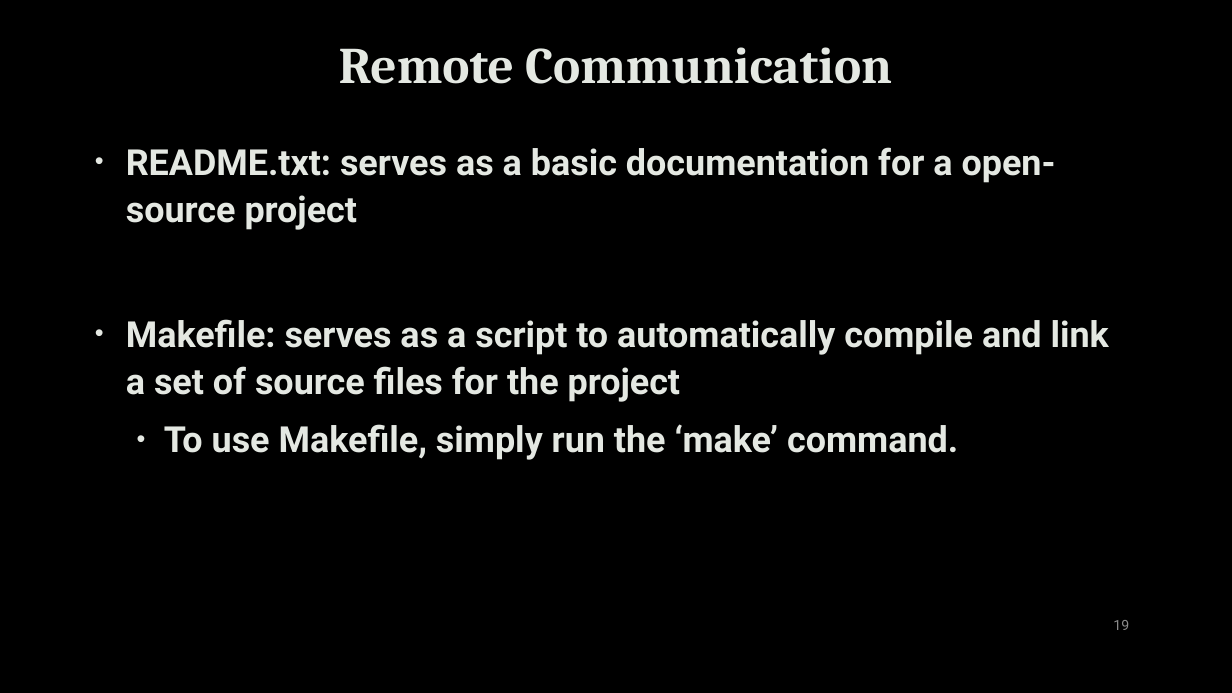
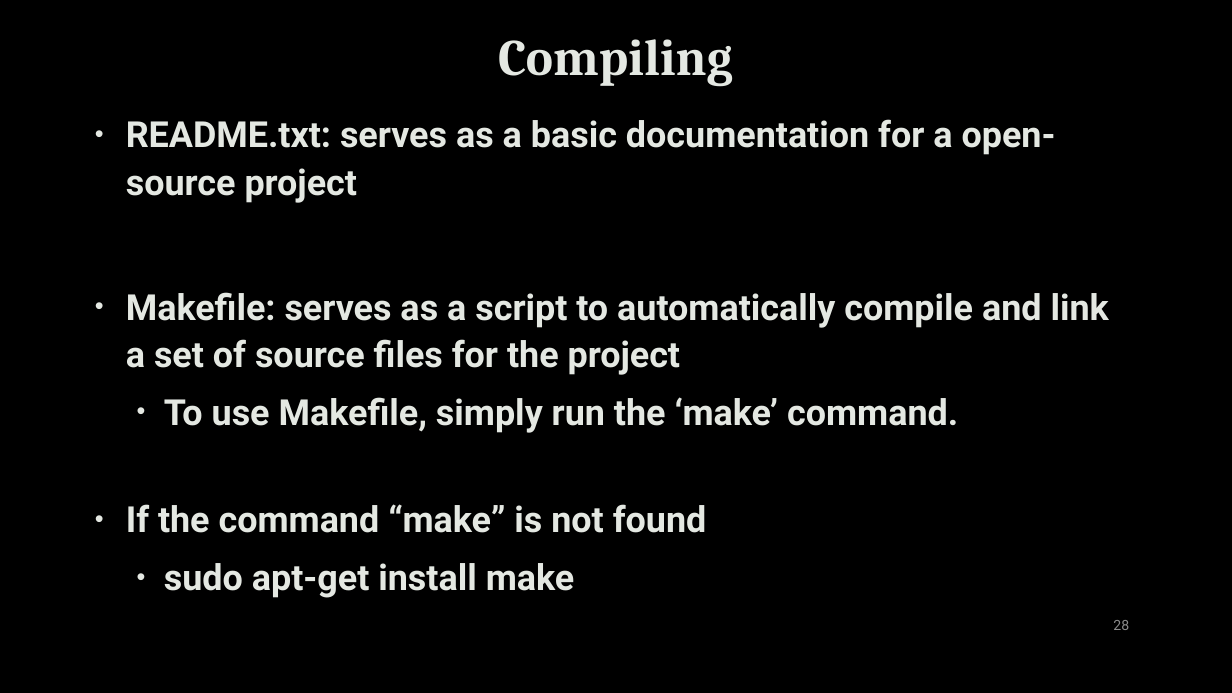
Before and after one commit to uwacyber/cits1003, a slide deck: slide 28 of cits1003-lecture_slides/CITS1003-3 NetworkAndComputers-exercises.pptx (slide 19 before the commit). Drawn at 1232x693 pixels with LibreOffice and Linux fonts; fonts in the diff are those of the drawing; background and template pictures are left out. Boxes give left, top, right and bottom in pixels: in the first picture for what was removed or moved away, otherwise in the second. Text is boxed around its words. In the diff, an @@ line names an element or a change of style, - is before the commit and + after.

```diff
--- a/cits1003-lecture_slides/CITS1003-3 NetworkAndComputers-exercises.pptx
+++ b/cits1003-lecture_slides/CITS1003-3 NetworkAndComputers-exercises.pptx
@@ title removed at (x1=339, y1=47, x2=892, y2=84) @@
-Remote Communication
@@ title added at (x1=498, y1=39, x2=733, y2=86), 40 pt, text #E4E8E2, bold @@
+Compiling
@@ text "README.txt: serves as a basic ..." moved from (x1=126, y1=147, x2=1109, y2=460) to (x1=126, y1=119, x2=1109, y2=433) @@
@@ text added at (x1=126, y1=504, x2=707, y2=598), 28 pt, text #E4E8E2, bold @@
+• If the command “make” is not found
+  • sudo apt-get install make
@@ page number at (x1=1113, y1=620, x2=1129, y2=630): text changed @@
-19
+28
```
Also in this commit, not shown: 18 other slides changed, 15 slides added, 1 slide removed.
